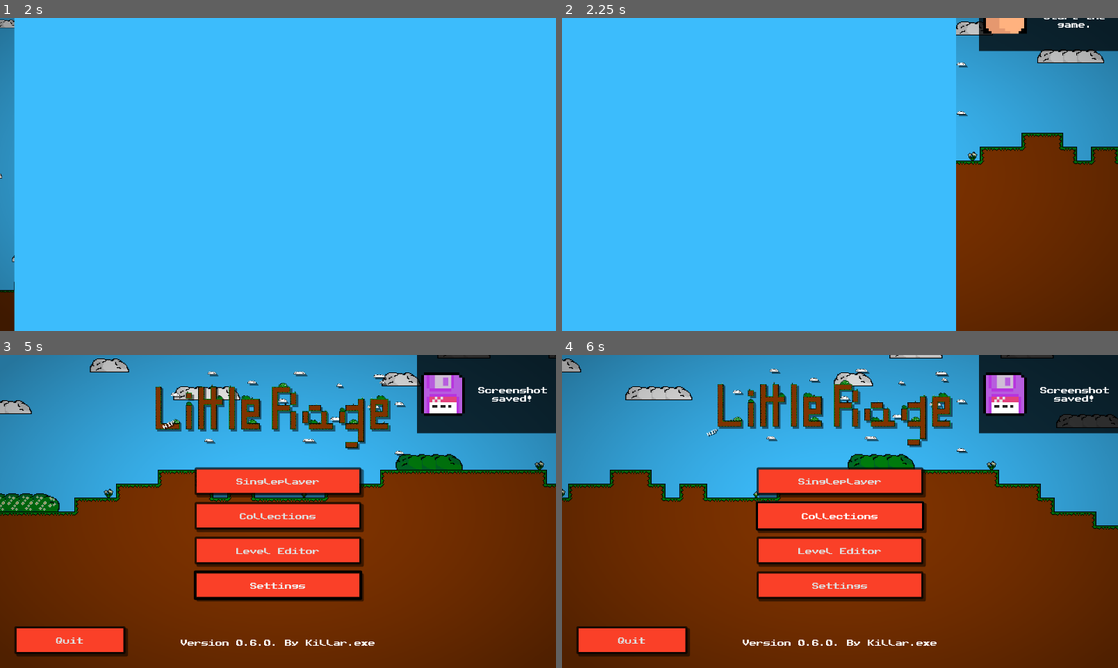
Above: before the commit, frames 1-4 (two rows, left to right).
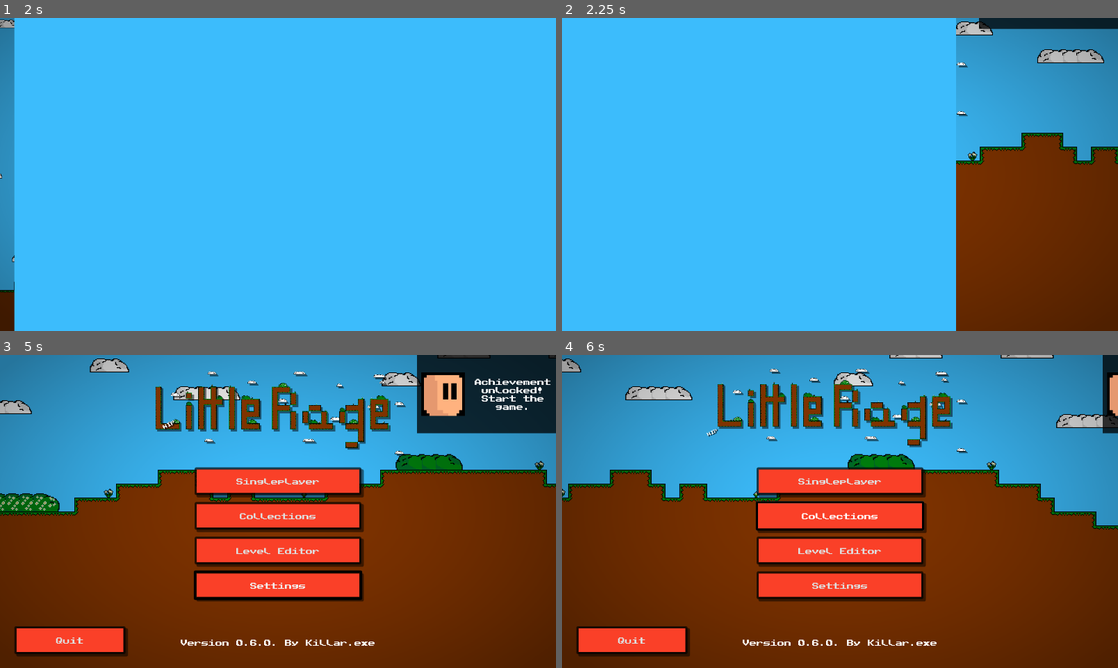
Above: after the commit, the same moments.

Repository: Killarexe/Little-Rage
Game: Godot game, scene res://scenes/uis/MainMenu.tscn
Two runs of this game, one before a commit and one after it. Both use one fixed random seed, a clock stepped at 60 frames per second and the inputs below. Sound files missing from this copy of the repository are replaced by a short silence.
Inputs (mouse positions are in pixels of both pictures, inside the frame that each line leads up to):
- Up to frame 1 (2 s): click (278, 305) at 0.5 s; tap Enter at 1.25 s; move the mouse to (400, 158) at 1.27 s; press the mouse at (400, 158) at 1.28 s; hold Right (right) from 1.28 s (still down); tap Space (jump) at 1.52 s
- Up to frame 2 (2.25 s): release Right (right) at 2 s; release the mouse at (962, 158) at 2 s; drag from (728, 190) to (812, 237) at 2.02 s
- Up to frame 3 (5 s): move the mouse to (333, 442) at 2.77 s; hold Left (left) 2.78-3.5 s; hold Right mouse button (right_click) 2.78-3.5 s; click (333, 442) at 2.92 s; drag from (250, 574) to (111, 464) at 3.52 s; move the mouse to (444, 558) at 4.27 s; hold Right (right) from 4.28 s (still down); hold Middle mouse button (middle_click) from 4.28 s (still down); click (444, 558) at 4.42 s; tap F2 (screenshot) at 4.9 s
- Up to frame 4 (6 s): release Right (right) at 5 s; release Middle mouse button (middle_click) at 5 s; drag from (673, 464) to (756, 433) at 5.02 s; move the mouse to (867, 511) at 5.77 s; press the mouse at (867, 511) at 5.78 s; hold Right (right) from 5.78 s (still down)

Frame 1 is identical in both runs. In frame 2, 2.1% of the frame differs, in the area x 75-100%, y 0-11%; in frame 3, 1.3%; in frame 4, 5.8%, in the area x 75-100%, y 0-26%.

Commit message:
Improve PopUp System & Add sensible joystick movement

Diff:
--- a/project.godot
+++ b/project.godot
@@ -32,7 +32,7 @@
 PlayerHatManager="*res://scripts/level/player/cosmetic/hat/PlayerHatManager.gd"
 AchievementManager="*res://scripts/achievement/AchievementManager.gd"
 PlayerParticleManager="*res://scripts/level/player/cosmetic/particle/PlayerParticleManager.gd"
-LootBoxesManager="*res://scripts/level/player/cosmetic/LootBoxesManager.gd"
+LootBoxesManager="*res://scripts/level/player/LootBoxesManager.gd"
 Overlay="*res://scenes/globals/Overlay.tscn"
 PopUpFrame="*res://scenes/globals/PopUpFrame.tscn"
 ExperiementalFrame="*res://scenes/globals/ExperiementalFrame.tscn"
--- /dev/null
+++ b/scenes/bundles/uis/PopUp.tscn
@@ -0,0 +1,74 @@
+[gd_scene load_steps=6 format=3 uid="uid://bv1adtupq1xbb"]
+
+[ext_resource type="Script" path="res://scripts/uis/PopUp.gd" id="1_168h5"]
+[ext_resource type="Theme" uid="uid://becgxgj56yfdh" path="res://assets/style/default_theme.tres" id="2_jsbix"]
+[ext_resource type="LabelSettings" uid="uid://deaqu53istr0t" path="res://assets/style/label_settings/small_label.tres" id="3_cm70x"]
+
+[sub_resource type="Animation" id="Animation_vvido"]
+resource_name = "pop"
+length = 4.0
+step = 0.1
+tracks/0/type = "value"
+tracks/0/imported = false
+tracks/0/enabled = true
+tracks/0/path = NodePath(".:position")
+tracks/0/interp = 1
+tracks/0/loop_wrap = true
+tracks/0/keys = {
+"times": PackedFloat32Array(0, 0.2, 0.5, 3.5, 3.8, 4),
+"transitions": PackedFloat32Array(3.14, 0.318471, 1, 3.14, 0.318471, 1),
+"update": 0,
+"values": [Vector2(0, -180), Vector2(0, -90), Vector2(0, 0), Vector2(0, 0), Vector2(128, 0), Vector2(320, 0)]
+}
+
+[sub_resource type="AnimationLibrary" id="AnimationLibrary_cy7q1"]
+_data = {
+"pop": SubResource("Animation_vvido")
+}
+
+[node name="PopUp" type="ColorRect" node_paths=PackedStringArray("animation_player", "button", "icon", "text")]
+custom_minimum_size = Vector2(320, 180)
+offset_top = -180.0
+offset_right = 320.0
+color = Color(0, 0, 0, 0.752941)
+script = ExtResource("1_168h5")
+animation_player = NodePath("AnimationPlayer")
+button = NodePath("Button")
+icon = NodePath("Icon")
+text = NodePath("Text")
+
+[node name="Button" type="Button" parent="."]
+layout_mode = 1
+anchors_preset = 15
+anchor_right = 1.0
+anchor_bottom = 1.0
+grow_horizontal = 2
+grow_vertical = 2
+flat = true
+
+[node name="Icon" type="TextureRect" parent="."]
+custom_minimum_size = Vector2(48, 48)
+layout_mode = 0
+offset_left = 10.0
+offset_top = 40.0
+offset_right = 110.0
+offset_bottom = 140.0
+expand_mode = 4
+stretch_mode = 6
+
+[node name="Text" type="Label" parent="."]
+layout_mode = 0
+offset_left = 123.0
+offset_right = 320.0
+offset_bottom = 180.0
+theme = ExtResource("2_jsbix")
+label_settings = ExtResource("3_cm70x")
+horizontal_alignment = 1
+vertical_alignment = 1
+autowrap_mode = 3
+
+[node name="AnimationPlayer" type="AnimationPlayer" parent="."]
+libraries = {
+"": SubResource("AnimationLibrary_cy7q1")
+}
+autoplay = "pop"
--- a/scenes/globals/PopUpFrame.tscn
+++ b/scenes/globals/PopUpFrame.tscn
@@ -1,96 +1,12 @@
-[gd_scene load_steps=7 format=3 uid="uid://dasrthfrxja5q"]
+[gd_scene load_steps=2 format=3 uid="uid://dasrthfrxja5q"]
 
 [ext_resource type="Script" path="res://scripts/uis/PopUpFrame.gd" id="1_s16mh"]
-[ext_resource type="Theme" uid="uid://becgxgj56yfdh" path="res://assets/style/default_theme.tres" id="2_7kg61"]
-[ext_resource type="LabelSettings" uid="uid://deaqu53istr0t" path="res://assets/style/label_settings/small_label.tres" id="3_vmsie"]
 
-[sub_resource type="Animation" id="Animation_6ym64"]
-length = 0.001
-tracks/0/type = "value"
-tracks/0/imported = false
-tracks/0/enabled = true
-tracks/0/path = NodePath(".:position")
-tracks/0/interp = 1
-tracks/0/loop_wrap = true
-tracks/0/keys = {
-"times": PackedFloat32Array(0),
-"transitions": PackedFloat32Array(1),
-"update": 0,
-"values": [Vector2(960, -240)]
-}
-
-[sub_resource type="Animation" id="Animation_vvido"]
-resource_name = "pop"
-length = 5.0
-tracks/0/type = "value"
-tracks/0/imported = false
-tracks/0/enabled = true
-tracks/0/path = NodePath(".:position")
-tracks/0/interp = 1
-tracks/0/loop_wrap = true
-tracks/0/keys = {
-"times": PackedFloat32Array(0, 0.5, 4, 5),
-"transitions": PackedFloat32Array(0.318471, 1, 3.14, 1),
-"update": 0,
-"values": [Vector2(960, -240), Vector2(960, 0), Vector2(960, 0), Vector2(960, -240)]
-}
-
-[sub_resource type="AnimationLibrary" id="AnimationLibrary_cy7q1"]
-_data = {
-"RESET": SubResource("Animation_6ym64"),
-"pop": SubResource("Animation_vvido")
-}
-
-[node name="PopUpFrame" type="CanvasLayer"]
+[node name="PopUpFrame" type="CanvasLayer" node_paths=PackedStringArray("spawn_pos")]
 process_mode = 3
 layer = 10
 script = ExtResource("1_s16mh")
+spawn_pos = NodePath("Container")
 
-[node name="Frame" type="ColorRect" parent="."]
-custom_minimum_size = Vector2(320, 180)
-offset_left = 960.0
-offset_top = -240.0
-offset_right = 1280.0
-offset_bottom = -60.0
-mouse_filter = 1
-color = Color(0, 0, 0, 0.752941)
-
-[node name="Button" type="Button" parent="Frame"]
-layout_mode = 1
-anchors_preset = 15
-anchor_right = 1.0
-anchor_bottom = 1.0
-grow_horizontal = 2
-grow_vertical = 2
-flat = true
-
-[node name="Icon" type="TextureRect" parent="Frame"]
-custom_minimum_size = Vector2(48, 48)
-layout_mode = 1
-offset_left = 10.0
-offset_top = 40.0
-offset_right = 110.0
-offset_bottom = 140.0
-expand_mode = 4
-stretch_mode = 6
-
-[node name="Text" type="Label" parent="Frame"]
-layout_mode = 1
-offset_left = 123.0
-offset_right = 320.0
-offset_bottom = 180.0
-theme = ExtResource("2_7kg61")
-label_settings = ExtResource("3_vmsie")
-horizontal_alignment = 1
-vertical_alignment = 1
-autowrap_mode = 3
-
-[node name="AnimationPlayer" type="AnimationPlayer" parent="Frame"]
-libraries = {
-"": SubResource("AnimationLibrary_cy7q1")
-}
-
-[node name="SoundEffect" type="AudioStreamPlayer" parent="Frame"]
-
-[connection signal="pressed" from="Frame/Button" to="." method="_on_button_pressed"]
-[connection signal="animation_finished" from="Frame/AnimationPlayer" to="." method="_on_animation_player_animation_finished"]
+[node name="Container" type="Node2D" parent="."]
+position = Vector2(960, 0)
--- a/scenes/levels/Level1.tscn
+++ b/scenes/levels/Level1.tscn
@@ -3,8 +3,10 @@
 [ext_resource type="TileSet" uid="uid://dcovkjpnowgl0" path="res://assets/Tileset.tres" id="1_geso0"]
 [ext_resource type="Script" path="res://scripts/level/LevelPlayer.gd" id="2_kkvtp"]
 
-[node name="DefaultLevel" type="Node"]
+[node name="DefaultLevel" type="Node" node_paths=PackedStringArray("ground", "background")]
 script = ExtResource("2_kkvtp")
+ground = NodePath("Ground")
+background = NodePath("Background")
 
 [node name="Ground" type="TileMapLayer" parent="."]
 use_parent_material = true
--- a/scripts/level/player/cosmetic/LootBoxesManager.gd
+++ b/scripts/level/player/LootBoxesManager.gd
@@ -8,11 +8,7 @@
 	if random <= chance || always:
 		loot_box_count += 1
 		SaveManager.save()
-		PopUpFrame.set_on_pressed(
-			func():
-				SceneManager.change_scene("res://scenes/uis/CollectionsMenu.tscn")
-		)
-		PopUpFrame.pop_translated("message.popup.new_loot_box", load("res://assets/textures/ui/icons/chest.png"))
+		PopUpFrame.pop_translated("message.popup.new_loot_box", load("res://assets/textures/ui/icons/chest.png"), func():SceneManager.change_scene("res://scenes/uis/CollectionsMenu.tscn"))
 
 func has_loot_box() ->  bool:
 	return loot_box_count > 0
--- a/scripts/level/player/PlayerControllerComponent.gd
+++ b/scripts/level/player/PlayerControllerComponent.gd
@@ -25,11 +25,11 @@
 	if Input.is_action_pressed("left"):
 		skin.flip_h = true
 		hat.flip_h = true
-		motion.x -= ACCEL
+		motion.x -= ACCEL * Input.get_action_strength("left")
 	elif Input.is_action_pressed("right"):
 		skin.flip_h = false
 		hat.flip_h = false
-		motion.x += ACCEL
+		motion.x += ACCEL * Input.get_action_strength("right")
 	else:
 		motion.x = lerpf(motion.x, 0.0, 0.2)
 
--- a/scripts/level/player/cosmetic/hat/PlayerHatManager.gd
+++ b/scripts/level/player/cosmetic/hat/PlayerHatManager.gd
@@ -27,8 +27,7 @@
 		unlocked_hats.append(hat_id)
 		SaveManager.save()
 	if special:
-		PopUpFrame.set_on_pressed(func():SceneManager.change_scene("res://scenes/uis/ShopMenu.tscn"))
-		PopUpFrame.pop(TranslationServer.translate("message.popup.unlocked_hat") % TranslationServer.translate(hat.name))
+		PopUpFrame.pop(TranslationServer.translate("message.popup.unlocked_hat") % TranslationServer.translate(hat.name), hat.get_texture_or_default(), func():SceneManager.change_scene("res://scenes/uis/CollectionsMenu.tscn"))
 
 func is_hat_hidden(hat_id: String) -> bool:
 	return get_hat(hat_id).is_hidden
--- a/scripts/level/player/cosmetic/particle/PlayerParticleManager.gd
+++ b/scripts/level/player/cosmetic/particle/PlayerParticleManager.gd
@@ -37,8 +37,7 @@
 		unlocked_particles.append(particle_id)
 		SaveManager.save()
 	if special:
-		PopUpFrame.set_on_pressed(func():SceneManager.change_scene("res://scenes/uis/ShopMenu.tscn"))
-		PopUpFrame.pop(TranslationServer.translate("ui.popup.unlocked_particle") % TranslationServer.translate(particle.name))
+		PopUpFrame.pop(TranslationServer.translate("ui.popup.unlocked_particle") % TranslationServer.translate(particle.name), particle.get_texture_or_default(), func():SceneManager.change_scene("res://scenes/uis/CollectionsMenu.tscn"))
 
 func is_particle_hidden(particle_id: String) -> bool:
 	return get_particle(particle_id).is_hidden
--- a/scripts/level/player/cosmetic/skin/PlayerSkinManager.gd
+++ b/scripts/level/player/cosmetic/skin/PlayerSkinManager.gd
@@ -27,8 +27,7 @@
 		unlocked_skins.append(skin_id)
 		SaveManager.save()
 		if special:
-			PopUpFrame.set_on_pressed(func():SceneManager.change_scene("res://scenes/uis/ShopMenu.tscn"))
-			PopUpFrame.pop(TranslationServer.translate("message.popup.unlocked_skin") % TranslationServer.translate(skin.name), skin.texture)
+			PopUpFrame.pop(TranslationServer.translate("message.popup.unlocked_skin") % TranslationServer.translate(skin.name), skin.texture, func():SceneManager.change_scene("res://scenes/uis/CollectionsMenu.tscn"))
 
 func is_skin_hidden(skin_id: String) -> bool:
 	return get_skin(skin_id).is_hidden
--- /dev/null
+++ b/scripts/uis/PopUp.gd
@@ -0,0 +1,13 @@
+extends ColorRect
+class_name PopUp
+
+@export var animation_player: AnimationPlayer
+@export var button: Button
+@export var icon: TextureRect
+@export var text: Label
+
+var on_pressed: Callable = func():pass
+
+func _ready() -> void:
+	button.pressed.connect(func(): on_pressed.call())
+	animation_player.animation_finished.connect(func(_name: String): queue_free.call_deferred())
--- a/scripts/uis/PopUpFrame.gd
+++ b/scripts/uis/PopUpFrame.gd
@@ -1,27 +1,26 @@
 extends CanvasLayer
 
-@onready var animation_player: AnimationPlayer = $Frame/AnimationPlayer
-@onready var sound_effect: AudioStreamPlayer = $Frame/SoundEffect
-@onready var icon: TextureRect = $Frame/Icon
-@onready var text: Label = $Frame/Text
+@export var spawn_pos: Node2D
 
-var on_pressed: Callable = func():pass
+var popup_scene: PackedScene = preload("res://scenes/bundles/uis/PopUp.tscn")
+var popups: Array[PopUp] = []
+var current_popup: PopUp
 
-func set_on_pressed(value: Callable) -> void:
-	on_pressed = value
-
-func pop_translated(message: String, icon_texture: Texture2D = null) -> void:
+func pop_translated(message: String, icon_texture: Texture2D = null, on_pressed: Callable = func():pass) -> void:
 	pop(TranslationServer.translate(message), icon_texture)
 
-func pop(message: String, icon_texture: Texture2D = null) -> void:
-	text.text = message
-	icon.texture = icon_texture
-	animation_player.play("pop")
+func pop(message: String, icon_texture: Texture2D = null, on_pressed: Callable = func():pass) -> void:
+	var popup: PopUp = popup_scene.instantiate()
+	popup.text.text = message
+	popup.icon.texture = icon_texture
+	popup.on_pressed = on_pressed
+	popups.append(popup)
+	spawn_popup()
 
-func _on_animation_player_animation_finished(_unused: String) -> void:
-	text.text = ""
-	icon.texture = null
-	on_pressed = func():pass
-
-func _on_button_pressed() -> void:
-	on_pressed.call()
+func spawn_popup():
+	if current_popup != null:
+		await current_popup.animation_player.animation_finished
+	current_popup = popups.pop_front()
+	spawn_pos.add_child(current_popup)
+	await current_popup.animation_player.animation_finished
+	current_popup = null
Not shown: 18 places in assets/style/default_theme.tres that only renumber resources
